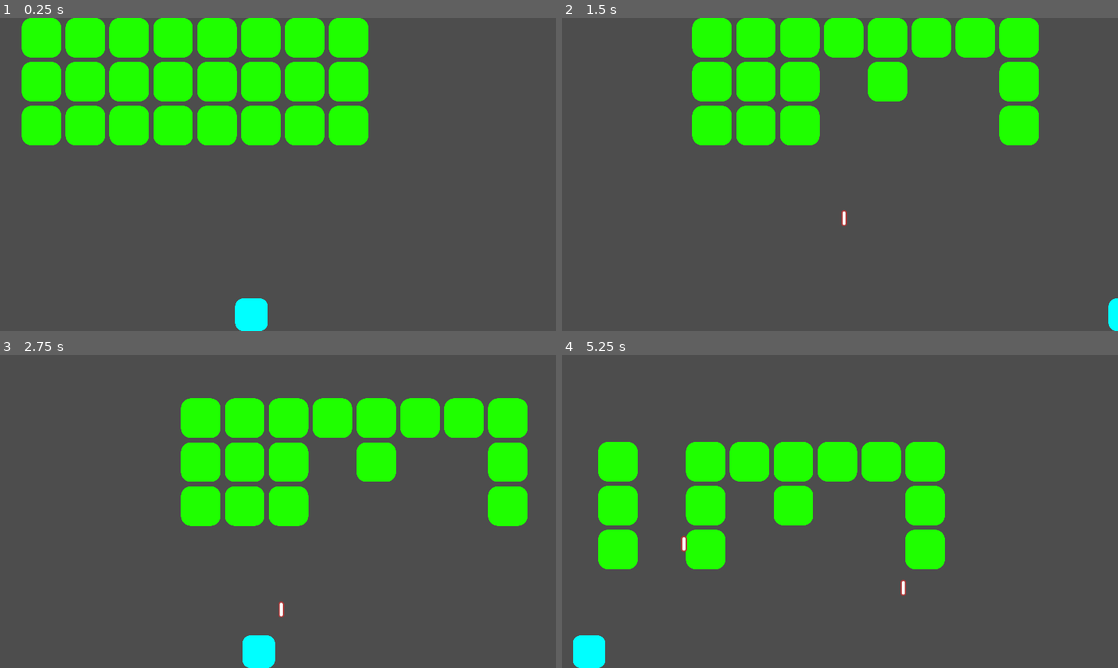
Above: before the commit, frames 1-4 (two rows, left to right).
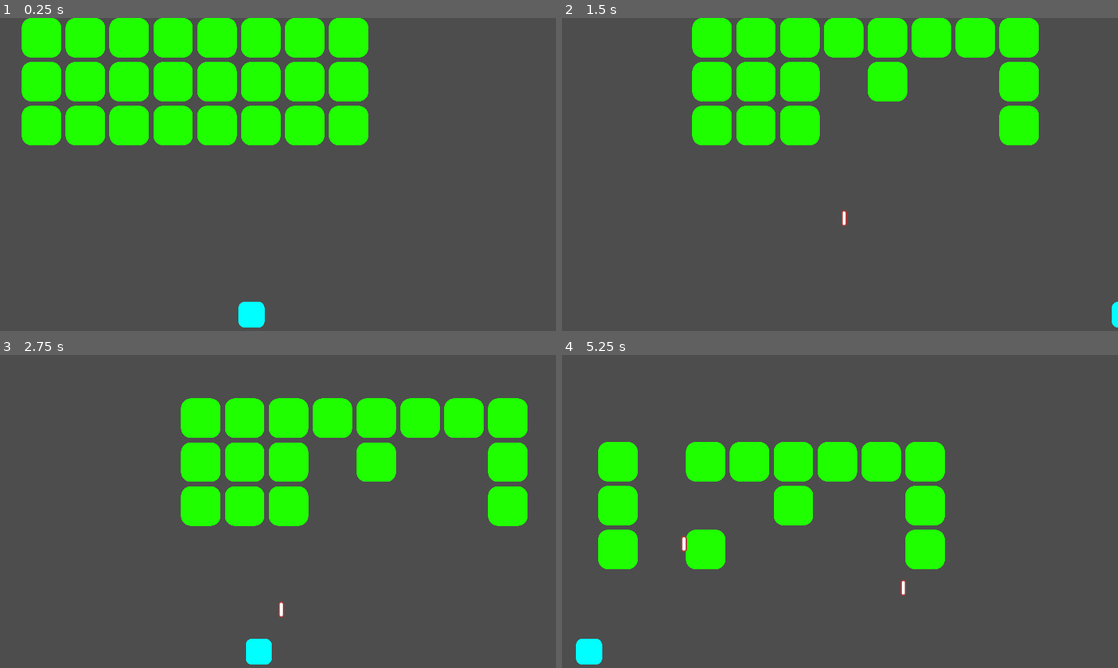
Above: after the commit, the same moments.

Repository: michael-j-coyne/space-defense
Game: Godot game, scene res://scenes/levels/level_2.tscn
Two runs of this game, one before a commit and one after it. Both use one fixed random seed, a clock stepped at 60 frames per second and the inputs below. This scene is started directly instead of the project's main scene.
Inputs (mouse positions are in pixels of both pictures, inside the frame that each line leads up to):
- Up to frame 1 (0.25 s): no input
- Up to frame 2 (1.5 s): tap Enter (ui_accept) at 0.5, 0.77 s; move the mouse to (812, 237) at 0.52 s; hold Right (ui_right) 0.53-1.25 s; hold Shift 0.53-1.25 s; click (812, 237) at 0.67 s; drag from (1006, 221) to (689, 36) at 1.27 s
- Up to frame 3 (2.75 s): move the mouse to (111, 464) at 2.02 s; hold Left (ui_left) from 2.03 s (still down); tap Ctrl at 2.1 s
- Up to frame 4 (5.25 s): release Left (ui_left) at 2.75 s; drag from (867, 511) to (762, 417) at 2.77 s; move the mouse to (756, 433) at 3.52 s; hold Left (ui_left) 3.53-4.25 s; tap Alt at 3.6 s; tap Enter (ui_accept) at 3.77 s; drag from (962, 495) to (717, 417) at 4.27 s; move the mouse to (728, 527) at 5.02 s; hold Right (ui_right) from 5.03 s (still down); hold Shift from 5.03 s (still down); click (728, 527) at 5.17 s

The runs differ from the first frame. In frame 1, 0.2% of the frame differs, in the area x 42-49%, y 89-100%; in frame 2, less than 0.1%; in frame 3, 0.2%; in frame 4, 1.1%, in the area x 2-30%, y 41-100%.

Commit message:
Change player size to (60, 60)

Diff:
--- a/scenes/player.gd
+++ b/scenes/player.gd
@@ -2,7 +2,7 @@
 
 class_name Player extends Node2D
 
-const SIZE = Vector2(75, 75)
+const SIZE = Vector2(60, 60)
 
 @export var speed: float
 
